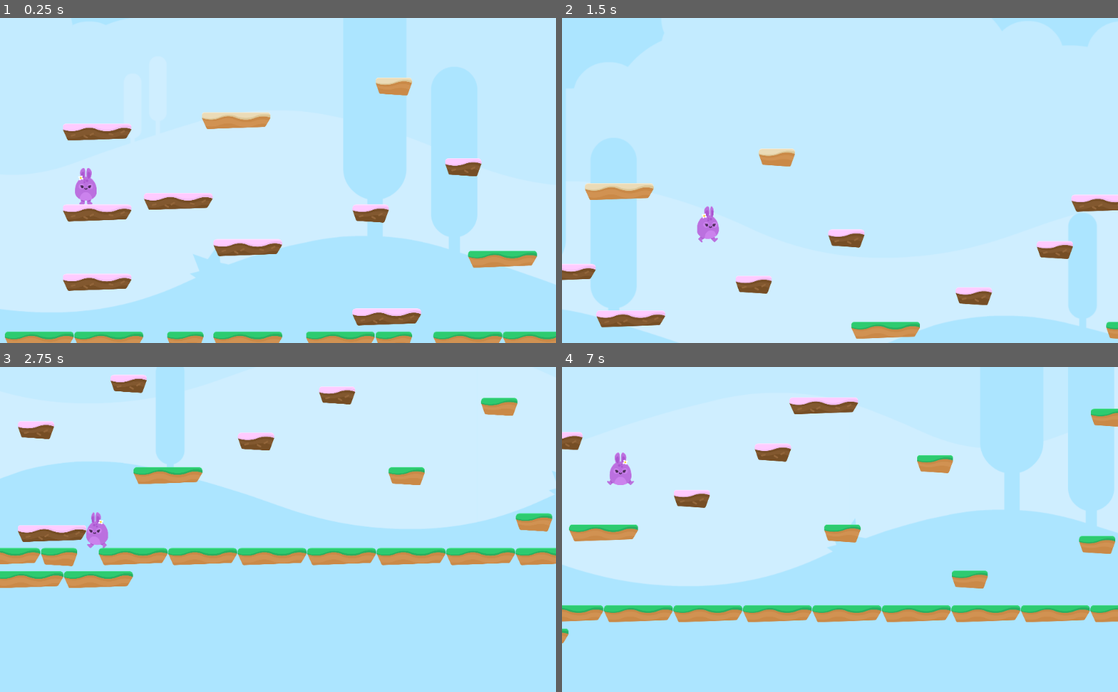
Above: before the commit, frames 1-4 (two rows, left to right).
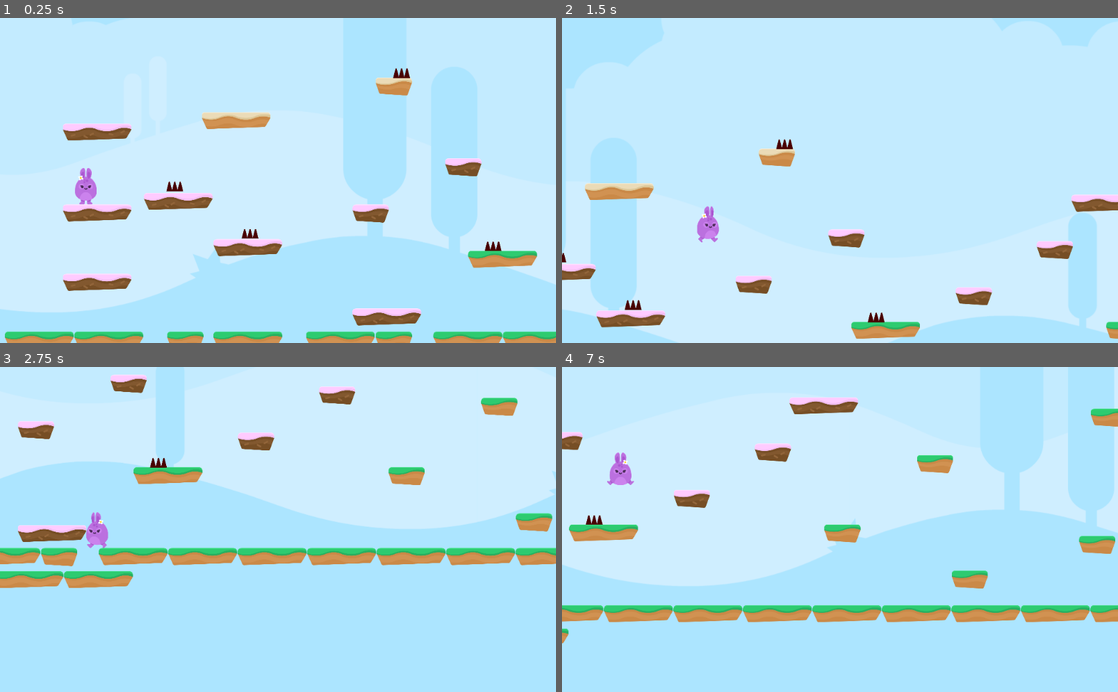
Above: after the commit, the same moments.

Repository: Pahutich/hoppy-days
Game: Godot game, scene res://Levels/Level1.tscn
Same seed, same stepped clock (60 frames per second), same inputs: the game is played once before the commit and once after it.
Inputs:
- Up to frame 1 (0.25 s): no input
- Up to frame 2 (1.5 s): hold D (right) from 0.53 s (still down); tap Space (jump) at 0.77 s
- Up to frame 3 (2.75 s): tap Space (jump) at 1.52 s; release D (right) at 2.03 s; hold A (left) from 2.03 s (still down)
- Up to frame 4 (7 s): release A (left) at 2.78 s; hold D (right) 2.78-4.28 s; tap Space (jump) at 3.02, 3.77, 4.52, 6.02, 6.77 s; hold A (left) 4.28-5.03 s; hold D (right) 5.03-5.78 s; hold A (left) from 5.78 s (still down)

The runs differ from the first frame. In frame 1, 0.3% of the frame differs, in the area x 29-91%, y 15-72%; in frame 2, 0.2%; in frame 3, less than 0.1%; in frame 4, less than 0.1%.

Commit message:
24. Area2D - Making Spike Hazards

Diff:
--- /dev/null
+++ b/Hazards/Hazards.gd
@@ -0,0 +1,7 @@
+extends Area2D
+
+
+
+func _on_SpikeTop_body_entered(body):
+	if body.has_method("hurt"):
+		body.hurt()
--- /dev/null
+++ b/Hazards/SpikeTop.tscn
@@ -0,0 +1,17 @@
+[gd_scene load_steps=3 format=2]
+
+[ext_resource path="res://GFX/Environment/spikes_top.png" type="Texture" id=1]
+[ext_resource path="res://Hazards/Hazards.gd" type="Script" id=2]
+
+[node name="SpikeTop" type="Area2D"]
+modulate = Color( 0.317647, 0, 0, 1 )
+collision_layer = 4
+script = ExtResource( 2 )
+
+[node name="Sprite" type="Sprite" parent="."]
+texture = ExtResource( 1 )
+
+[node name="CollisionPolygon2D" type="CollisionPolygon2D" parent="."]
+polygon = PoolVector2Array( -33, -26, -47, 26, 47, 26, 33, -26 )
+
+[connection signal="body_entered" from="." to="." method="_on_SpikeTop_body_entered"]
--- a/Levels/Level1.tscn
+++ b/Levels/Level1.tscn
@@ -1,7 +1,8 @@
-[gd_scene load_steps=3 format=2]
+[gd_scene load_steps=4 format=2]
 
 [ext_resource path="res://Player/Player.tscn" type="PackedScene" id=1]
 [ext_resource path="res://Levels/Tileset.tres" type="TileSet" id=2]
+[ext_resource path="res://Hazards/SpikeTop.tscn" type="PackedScene" id=3]
 
 [node name="Level1" type="Node2D"]
 
@@ -21,3 +22,17 @@
 collision_layer = 2
 format = 1
 tile_data = PoolIntArray( -458720, 5, 0, -262127, 4, 0, -196603, 0, 0, -196549, 0, 0, -130987, 3, 0, 38, 1, 0, 65592, 1 …(472 unchanged characters)…
+
+[node name="Hazards" type="Node" parent="."]
+
+[node name="SpikeTop" parent="Hazards" instance=ExtResource( 3 )]
+position = Vector2( 943, 916 )
+
+[node name="SpikeTop2" parent="Hazards" instance=ExtResource( 3 )]
+position = Vector2( 1359, 1178 )
+
+[node name="SpikeTop3" parent="Hazards" instance=ExtResource( 3 )]
+position = Vector2( 2702, 1247 )
+
+[node name="SpikeTop4" parent="Hazards" instance=ExtResource( 3 )]
+position = Vector2( 2196, 288 )
--- a/Player/Player.gd
+++ b/Player/Player.gd
@@ -7,6 +7,8 @@
 const UP = Vector2(0, -1)
 const JUMP_SPEED = 5000
 const WORLD_LIMIT = 4000
+
+var lives = 3
 
 signal animate
 
@@ -44,3 +46,11 @@
 
 func end_game():
 	get_tree().change_scene("res://Levels/GameOver.tscn")
+
+func hurt():
+	position.y -= 1
+	yield(get_tree(), "idle_frame") #wait a frame
+	motion.y -= JUMP_SPEED
+	lives -= 1
+	if lives < 0:
+		end_game()
--- a/Player/Player.tscn
+++ b/Player/Player.tscn
@@ -14,6 +14,7 @@
 
 [node name="Player" type="KinematicBody2D"]
 position = Vector2( 176, 1376 )
+collision_mask = 6
 script = ExtResource( 2 )
 
 [node name="CollisionShape2D" type="CollisionShape2D" parent="."]
--- a/project.godot
+++ b/project.godot
@@ -44,6 +44,7 @@
 
 2d_physics/layer_1="Player"
 2d_physics/layer_2="Terrain"
+2d_physics/layer_3="Hazards"
 
 [physics]
 
